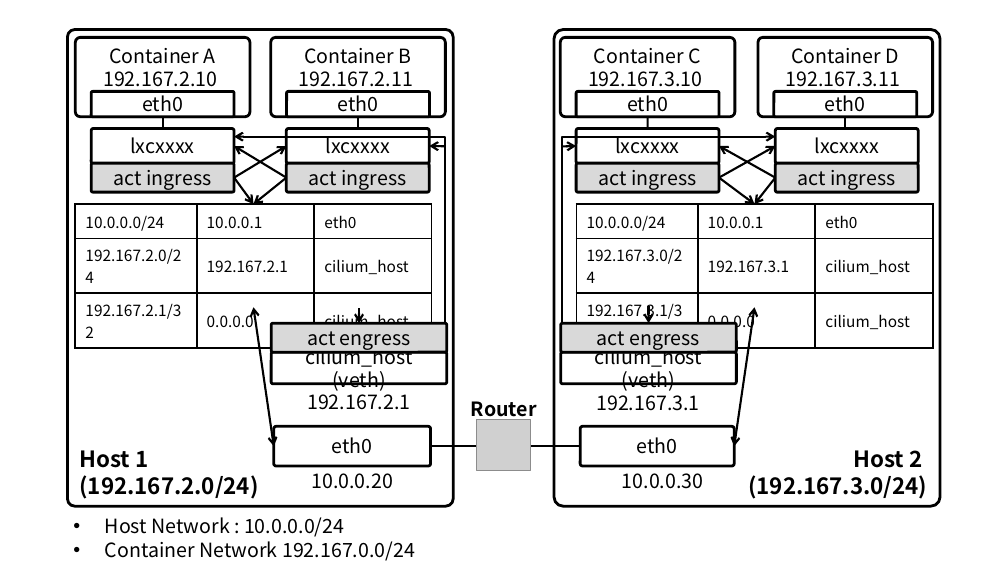
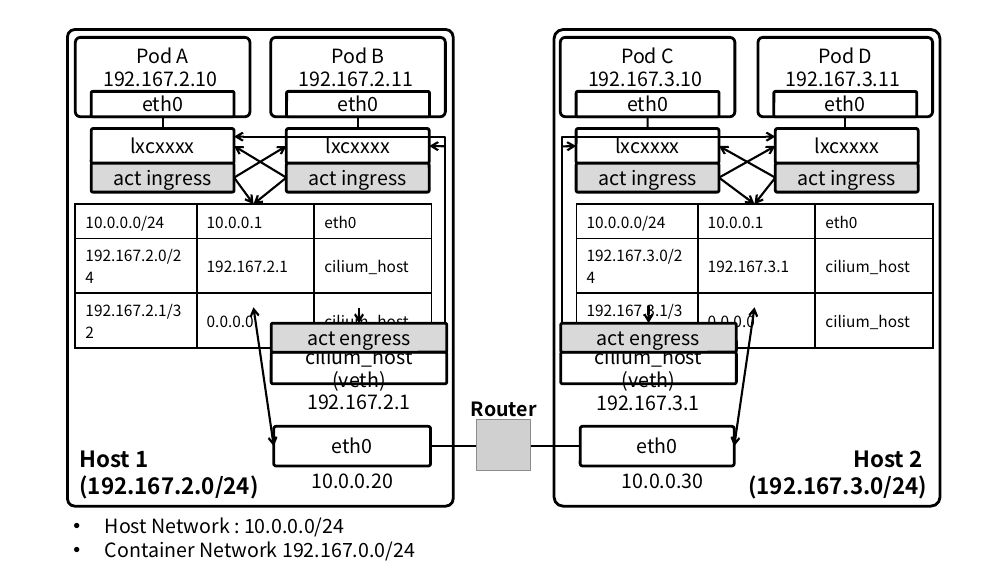
Before and after one commit to ssup2/blog-old, a slide deck: slide 3 of images/theory_analysis/Kubernetes_Cilium_Plugin/Kubernetes_Calico_Plugin.pptx. Drawn at 1008x567 pixels with LibreOffice and Linux fonts; fonts in the diff are those of the drawing; grey boxes stand for pictures. Boxes give left, top, right and bottom in pixels: in the first picture for what was removed or moved away, otherwise in the second. Text is boxed around its words. In the diff, an @@ line names an element or a change of style, - is before the commit and + after.

```diff
--- a/images/theory_analysis/Kubernetes_Cilium_Plugin/Kubernetes_Calico_Plugin.pptx
+++ b/images/theory_analysis/Kubernetes_Cilium_Plugin/Kubernetes_Calico_Plugin.pptx
@@ text in rounded rectangle at (136, 47, 189, 64): text changed @@
-Container A
+Pod A
@@ text in rounded rectangle at (331, 47, 385, 64): text changed @@
-Container B
+Pod B
@@ text in rounded rectangle at (621, 47, 674, 64): text changed @@
-Container C
+Pod C
@@ text in rounded rectangle at (818, 47, 872, 64): text changed @@
-Container D
+Pod D
```
Also in this commit, not shown: 1 other slide changed, 2 other files.
